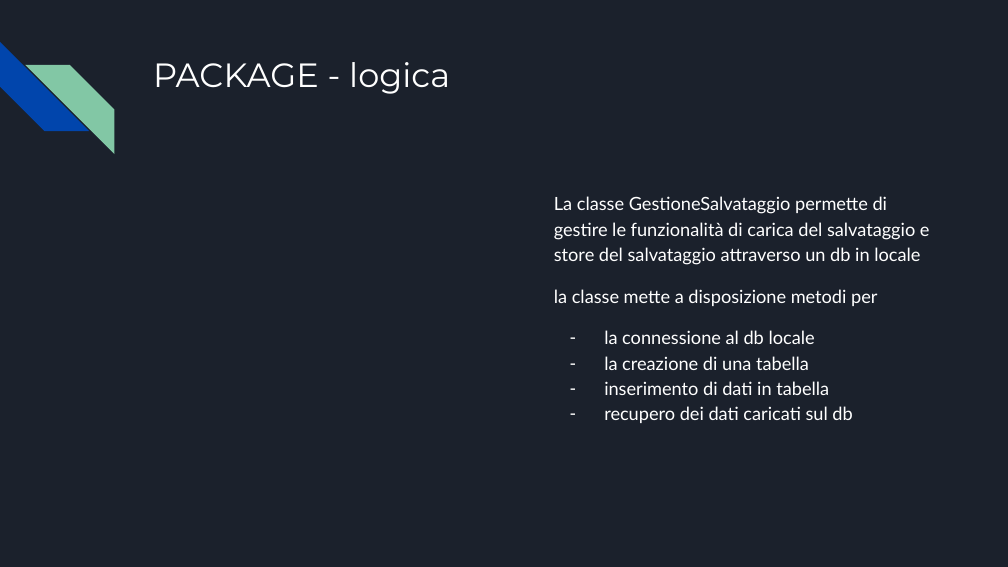
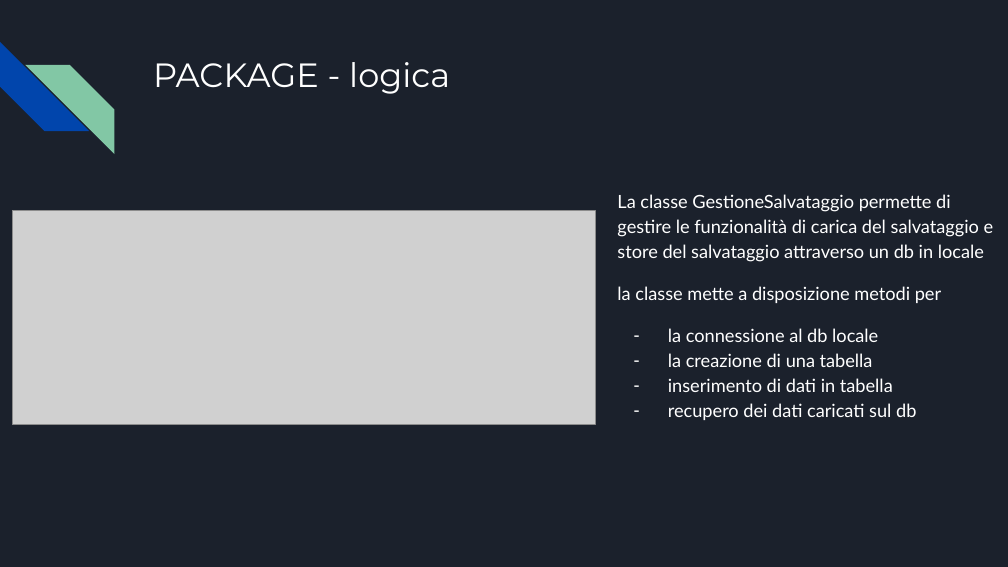
Before and after one commit to vitomarzocca/Esame-MAP, a slide deck: slide 12 of Presentazione senza titolo.pptx. Drawn at 1008x567 pixels with LibreOffice and Linux fonts; fonts in the diff are those of the drawing; grey boxes stand for pictures. Boxes give left, top, right and bottom in pixels: in the first picture for what was removed or moved away, otherwise in the second. Text is boxed around its words. In the diff, an @@ line names an element or a change of style, - is before the commit and + after.

```diff
--- a/Presentazione senza titolo.pptx
+++ b/Presentazione senza titolo.pptx
@@ text "La classe GestioneSalvataggio permette di ...": place and size @@
-text "La classe GestioneSalvataggio permette di ..." at (554,196,930,423)
+text "La classe GestioneSalvataggio permette di ..." at (617,194,994,420)
@@ picture added at (12,211,596,424) @@
```
Also in this commit, not shown: 10 other slides changed, 9 slides added, 4 other files.
